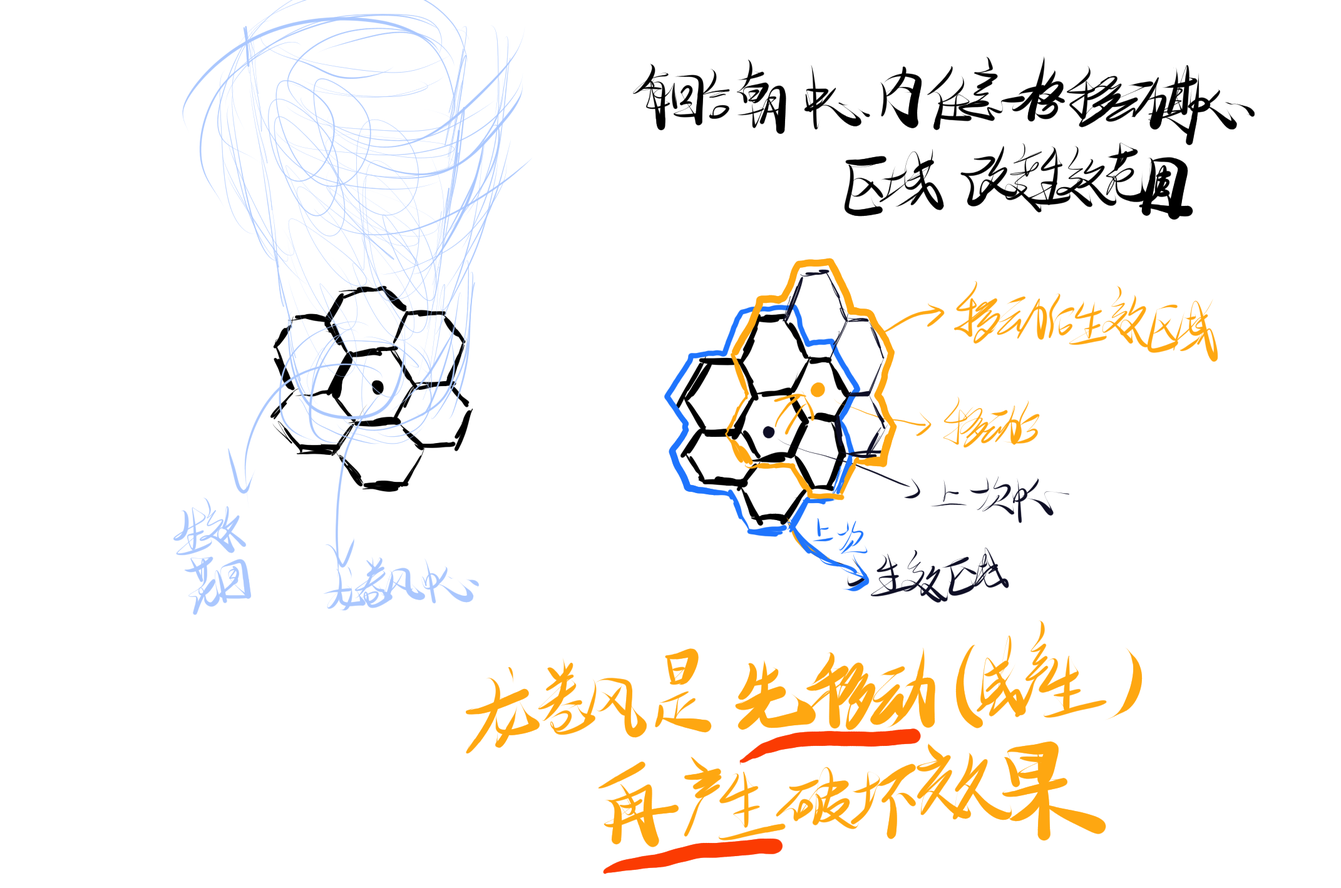
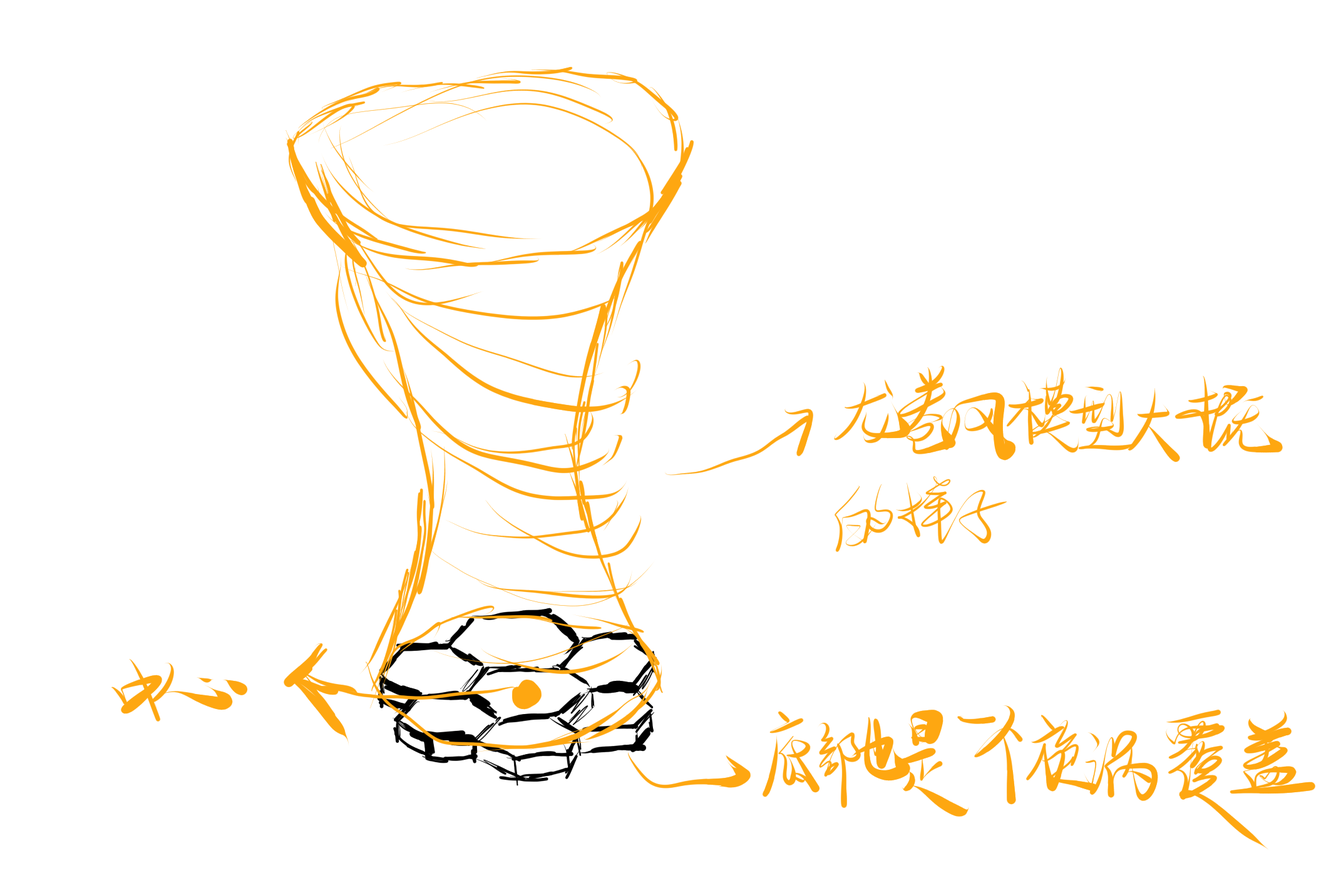
Layer changes from the first 1341 × 888 image to the second:
pixels changed over [left=111, top=0, right=1316, bottom=875] (layer not identified)
